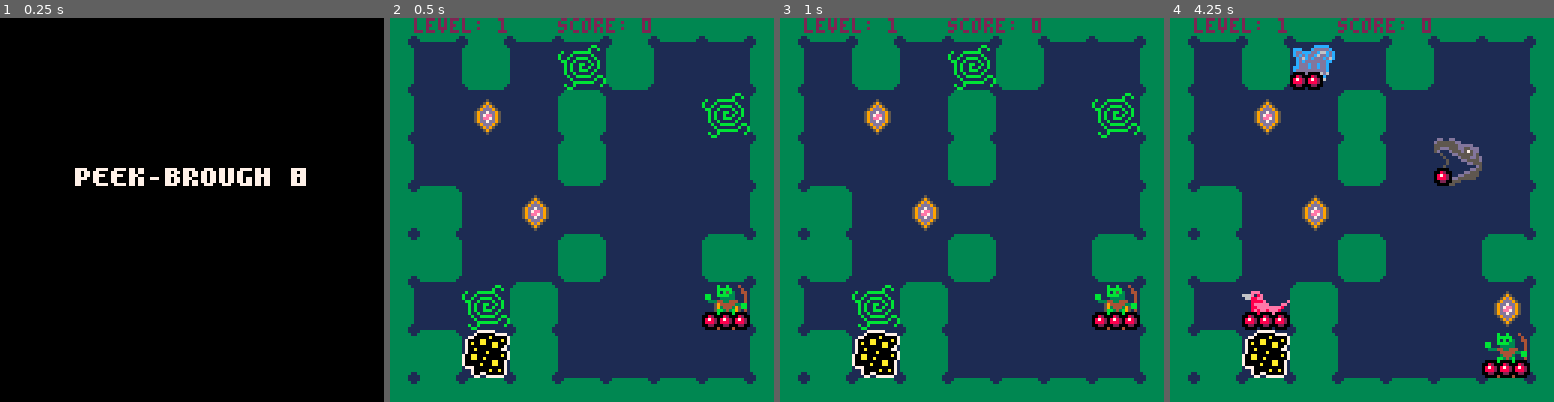
Above: before the commit, frames 1-4 (left to right).
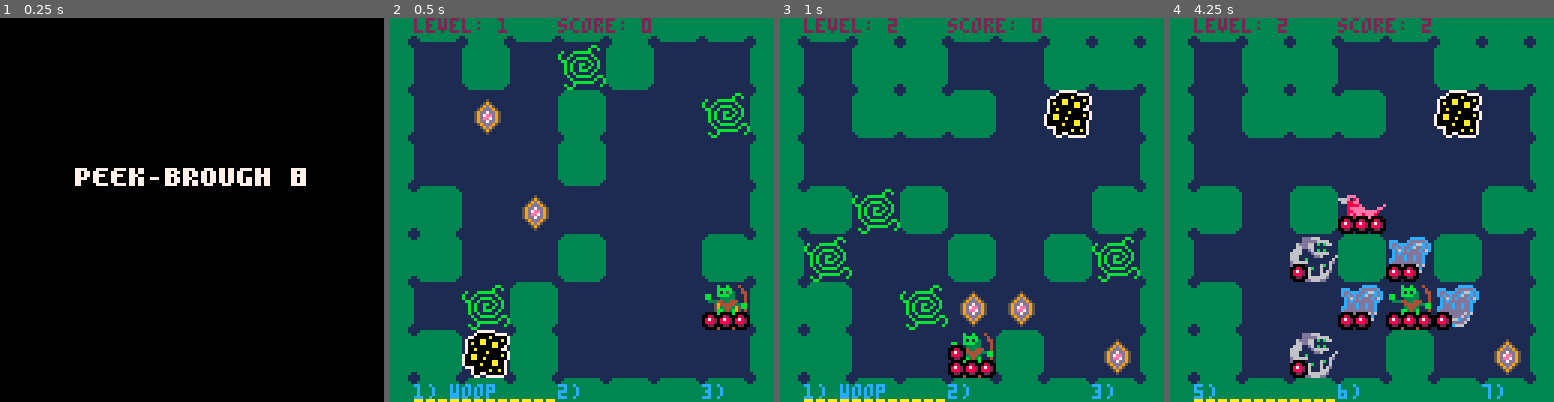
Above: after the commit, the same moments.

Repository: Ryan1729/broughlike-tutorial-ports
Game: PICO-8 cartridge pico8/broughlike-tutorial.p8
Two runs of this game, one before a commit and one after it. Both use one fixed random seed, a clock stepped at 60 frames per second and the inputs below.
Inputs:
- Up to frame 1 (0.25 s): no input
- Up to frame 2 (0.5 s): tap X (X key) at 0.33 s
- Up to frame 3 (1 s): tap O (Z key) at 0.7 s
- Up to frame 4 (4.25 s): tap X (X key) at 1.07, 1.85, 2.97, 4.08 s; hold Right 1.6-2.1 s; tap O (Z key) every 0.4 s from 1.7 to 4.1 s; hold Up 2.15-2.42 s; hold Right 2.47-3.03 s; hold Left 3.08-3.58 s; hold Down 3.63-3.97 s; hold Right from 4.02 s (still down)

Frame 1 is identical in both runs. In frame 2, 0.7% of the frame differs, in the area x 6-87%, y 95-100%; in frame 3, 32%; in frame 4, 36%, in the area x 6-94%, y 0-100%.

Commit message:
add spell framework and woop spell

Diff:
--- a/pico8/broughlike-tutorial.p8
+++ b/pico8/broughlike-tutorial.p8
@@ -350,6 +350,11 @@
 function floor:step_on(monster)
     if(monster.is_player and self.treasure) then
         score += 1
+        if(score % 3 == 0 and num_spells < max_spell_index) then
+            num_spells += 1
+            player:add_spell()
+        end
+
         sfx(treasure_sfx)
         self.treasure = false
         spawn_monster()
@@ -525,11 +530,38 @@
     player.is_player = true
     player.teleport_counter = 0
 
+    local shuffled_spells = shuffle(keys(spells))
+
+    player.spells = {}
+    for i=1,num_spells do
+        add(player.spells, shuffled_spells[i])
+    end
+
     return player
 end
 
 function player_class:try_move(dx, dy)
     if (monster.try_move(self, dx,dy)) then
+        tick()
+    end
+end
+
+function player_class:add_spell()
+    local new_spell = shuffle(keys(spells))[1]
+    for i=max_spell_index,1, -1 do
+        if (self.spells[i] ~= nil) then
+            self.spells[i + 1] = new_spell
+        end
+    end
+
+end
+
+function player_class:cast_spell(index)
+    local spell_name = self.spells[index]
+    if(spell_name ~= nil) then
+        self.spells[index] = nil
+        spells[spell_name]()
+        sfx(spell_sfx)
         tick()
     end
 end
@@ -714,6 +746,18 @@
     return flr(n + 0.5)
 end
 
+function keys(tbl)
+    local output = {}
+    for k, _ in pairs(tbl) do
+        add(output, k)
+    end
+
+    -- we sort here so we get a consistent key ordering, which helps to
+    -- ensure that all randomness is a function of the rng seed.
+    sort(output, function(a,b) return a < b end)
+
+    return output
+end
 
 -- setup for pr
 fdat = [[  0000.0000! 739c.e038" 5280.0000# 02be.afa8$ 23e8.e2f8% 0674.45cc& 6414.c934' 2100.0000( 3318.c618) 618c.6330 …(948 unchanged characters)…
@@ -768,6 +812,14 @@
 -- spell
 --
 
+spells = {
+    woop = function()
+        player:move(random_passable_tile())
+    end
+}
+
+
+
 -->8
 
 --
@@ -780,6 +832,8 @@
 max_hp=6
 starting_hp = 3
 num_levels = 6
+max_spell_index = 9
+max_spell_label_width = 12
 
 monster_hit_sfx = 0
 player_hit_sfx = 1
@@ -792,6 +846,9 @@
 shake_x = 0
 shake_y = 0
 
+spell_index = 1
+num_spells = 1
+
 function _init()
   cartdata("ryan1729_peek-brough-8_1")
 
@@ -822,6 +879,23 @@
 
         print("level: "..level, 8, 0, 2)
         print("score: "..score, 56, 0, 2)
+
+        for i=1,max_spell_index do
+            local spell_text = i..") "..(player.spells[i] == nil and "" or player.spells[i])
+
+            local x = 8 + (i - spell_index) * (score_char_width + 1) * max_spell_label_width
+
+            print(
+                spell_text,
+                x,
+                screen_size - (score_char_height + 1),
+                12
+            )
+
+            if (i == spell_index) then
+                print("____________", x, screen_size - score_char_height, 10)
+            end
+        end
     end
 end
 
@@ -867,6 +941,14 @@
         if (btnp(1)) player:try_move(1, 0)
         if (btnp(2)) player:try_move(0, -1)
         if (btnp(3)) player:try_move(0, 1)
+
+        if (btnp(4)) player:cast_spell(spell_index)
+        if (btnp(5)) then
+            spell_index = spell_index + 1
+            if (spell_index > 9) spell_index = 1
+        end
+
+
     else
         assert(false, "unknown game_state ".. game_state)
     end
